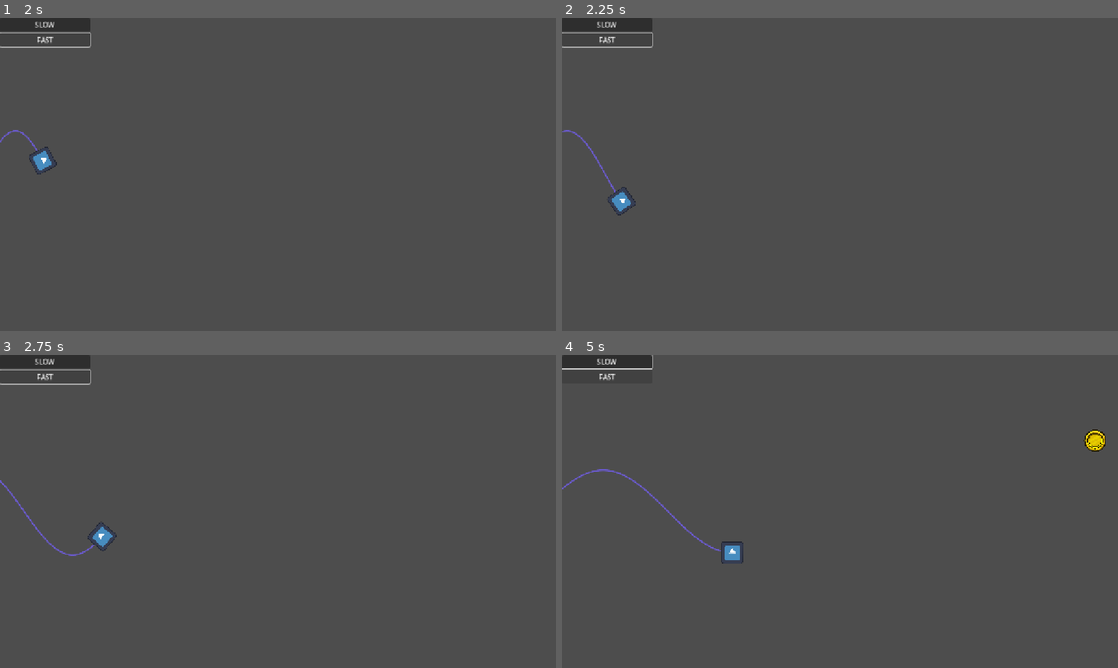
Above: before the commit, frames 1-4 (two rows, left to right).
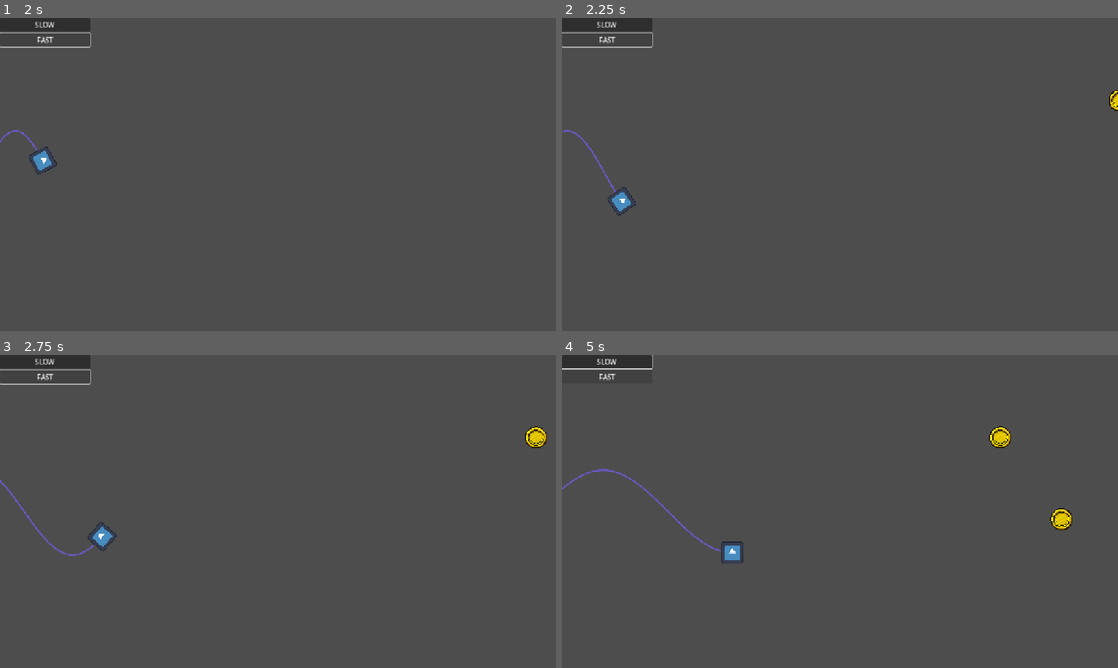
Above: after the commit, the same moments.

Repository: amap1380/waves
Game: Godot game, scene res://scenes/main.tscn
Same seed, same stepped clock (60 frames per second), same inputs: the game is played once before the commit and once after it. Before the commit the project starts from res://main.tscn. The engine's default icon, where the game draws it, is replaced by a stand-in: a white triangle on a blue panel in a dark square.
Inputs:
- Up to frame 1 (2 s): click "SLOW" at 0.5 s; click "FAST" at 1.25 s
- Up to frame 2 (2.25 s): hold D (right) from 2.03 s (still down)
- Up to frame 3 (2.75 s): keep holding D (right)
- Up to frame 4 (5 s): release D (right) at 2.78 s; hold Down (down) 2.78-3.53 s; hold D (right) 3.53-4.28 s; hold Up (up) from 4.28 s (still down)

Frame 1 is identical in both runs. In frame 2, less than 0.1% of the frame differs, in the area x 98-100%, y 23-30%; in frame 3, 0.2%; in frame 4, 0.7%, in the area x 76-98%, y 22-56%.

Commit message:
organized files

Diff:
--- a/project.godot
+++ b/project.godot
@@ -17,7 +17,7 @@
 
 [autoload]
 
-WaveCollision="*res://wave_collision.gd"
+WaveCollision="*res://scripts/wave_collision.gd"
 
 [display]
 
--- a/collectable.tscn
+++ b/scenes/collectable.tscn
@@ -1,6 +1,6 @@
 [gd_scene load_steps=4 format=3 uid="uid://ds4uqhd57sy3l"]
 
-[ext_resource type="Script" uid="uid://cjn8y62rgijvl" path="res://collectable.gd" id="1_3dk6v"]
+[ext_resource type="Script" uid="uid://cjn8y62rgijvl" path="res://scripts/collectable.gd" id="1_3dk6v"]
 [ext_resource type="Texture2D" uid="uid://b3wmu0tjy51to" path="res://assets/faceon_gold_coin.png" id="2_un20x"]
 
 [sub_resource type="CircleShape2D" id="CircleShape2D_7oip2"]
--- a/main.tscn
+++ b/scenes/main.tscn
@@ -1,27 +1,29 @@
-[gd_scene load_steps=6 format=3 uid="uid://sk44x2v00sao"]
+[gd_scene load_steps=7 format=3 uid="uid://sk44x2v00sao"]
 
-[ext_resource type="Script" uid="uid://8go1bifdo0o0" path="res://main.gd" id="1_ig7tw"]
-[ext_resource type="Script" uid="uid://i87yldivj2r8" path="res://sine_wave.gd" id="2_h2yge"]
-[ext_resource type="Texture2D" uid="uid://dd2a3u0lhvmi5" path="res://icon.svg" id="3_1bvp3"]
-[ext_resource type="Script" uid="uid://ol26keh5ewgg" path="res://head.gd" id="3_lquwl"]
+[ext_resource type="Script" uid="uid://8go1bifdo0o0" path="res://scripts/main.gd" id="1_jyhfs"]
+[ext_resource type="Script" uid="uid://i87yldivj2r8" path="res://scripts/sine_wave.gd" id="2_tbgi4"]
+[ext_resource type="Script" uid="uid://ol26keh5ewgg" path="res://scripts/head.gd" id="3_tefeu"]
+[ext_resource type="Texture2D" uid="uid://dd2a3u0lhvmi5" path="res://icon.svg" id="4_o6xl0"]
+[ext_resource type="PackedScene" uid="uid://ds4uqhd57sy3l" path="res://scenes/collectable.tscn" id="5_tbgi4"]
 
 [sub_resource type="CircleShape2D" id="CircleShape2D_h2yge"]
 radius = 25.079872
 
 [node name="Main" type="Node2D"]
-script = ExtResource("1_ig7tw")
+script = ExtResource("1_jyhfs")
+random = false
 
 [node name="SineWave" type="Node2D" parent="."]
 position = Vector2(0, 360)
-script = ExtResource("2_h2yge")
+script = ExtResource("2_tbgi4")
 
 [node name="Head" type="Area2D" parent="."]
 position = Vector2(0, 360)
-script = ExtResource("3_lquwl")
+script = ExtResource("3_tefeu")
 
 [node name="HeadSprite" type="Sprite2D" parent="Head"]
 scale = Vector2(0.4, 0.4)
-texture = ExtResource("3_1bvp3")
+texture = ExtResource("4_o6xl0")
 
 [node name="CollisionShape2D" type="CollisionShape2D" parent="Head"]
 shape = SubResource("CircleShape2D_h2yge")
@@ -40,6 +42,15 @@
 layout_mode = 2
 text = "FAST"
 
+[node name="Collectable" parent="." instance=ExtResource("5_tbgi4")]
+position = Vector2(1509, 190)
+
+[node name="Collectable2" parent="." instance=ExtResource("5_tbgi4")]
+position = Vector2(1650, 378)
+
+[node name="Collectable3" parent="." instance=ExtResource("5_tbgi4")]
+position = Vector2(1954, 187)
+
 [connection signal="area_entered" from="Head" to="." method="_on_head_area_entered"]
 [connection signal="timeout" from="Timer" to="." method="_on_timer_timeout"]
 [connection signal="pressed" from="VBoxContainer/SlowButton" to="." method="_on_slow_button_pressed"]
--- a/collectable.gd
+++ b/scripts/collectable.gd
@@ -8,8 +8,8 @@
 
 # Called when the node enters the scene tree for the first time.
 func _ready() -> void:
-	print(global_position)
-
+	#print(global_position)
+	pass
 
 # Called every frame. 'delta' is the elapsed time since the previous frame.
 func _process(delta: float) -> void:
@@ -25,5 +25,5 @@
 	for i in arr.size() - 1:
 		if Geometry2D.segment_intersects_circle(arr[i], arr[i+1],
 			collision_shape_2d.global_position - offset, collision_shape_2d.shape.radius) != -1:
-				print(2)
+				#print(2)
 				queue_free()
--- a/main.gd
+++ b/scripts/main.gd
@@ -1,28 +1,29 @@
 extends Node2D
 
 @onready var head: Area2D = $Head
-@onready var sine_wave: Node2D = $SineWave
+@onready var sine_wave: SineWave = $SineWave
 @onready var timer: Timer = $Timer
 
 enum GameMode{FAST, SLOW}
 @export var gamemode: GameMode = GameMode.SLOW
-
-const COLLECTABLE = preload("res://collectable.tscn")
+@export var random: bool = true
+const COLLECTABLE = preload("res://scenes/collectable.tscn")
 
 var x_pos = 0.0
 # Called when the node enters the scene tree for the first time.
 func _ready() -> void:
 	randomize()
-	match gamemode:
-		GameMode.SLOW:
-			timer.start(randf_range(3.0, 5.0))
-		GameMode.FAST:
-			timer.start(randf_range(2.0, 3.0))
+	if random:
+		match gamemode:
+			GameMode.SLOW:
+				timer.start(randf_range(3.0, 5.0))
+			GameMode.FAST:
+				timer.start(randf_range(2.0, 3.0))
 
 
 # Called every frame. 'delta' is the elapsed time since the previous frame.
 func _process(delta: float) -> void:
-	var arr = sine_wave.update_array()
+	var arr = sine_wave.arr
 	#var speed = arr[x_pos].distance_to(arr[x_pos + 1])
 	#x_pos += delta * 100.0 / speed
 	#x_pos = wrapf(x_pos, 0.0, get_viewport_rect().size.x)
--- a/sine_wave.gd
+++ b/scripts/sine_wave.gd
@@ -28,6 +28,7 @@
 var ratio = 0.0
 
 @onready var collison_polygone : Array[PackedVector2Array]
+var arr = PackedVector2Array()
 
 
 func _physics_process(delta: float) -> void:
@@ -37,23 +38,24 @@
 	number_of_points = int(lerp(100.0, get_viewport_rect().size.x - 200.0, ratio))
 	#amplitude = lerpf(200.0, 0.0 , ratio)
 	amplitude += Input.get_axis("down", "up") * delta * speed * 100.0
-	amplitude = clampf(amplitude, 0.0, 200.0)
+	amplitude = clampf(amplitude, -200.0, 200.0)
 	frequency = lerpf(50.0, 200.0, ratio)
 	h += delta * 2
 	wrapf(h,0, TAU)
+	update_array()
 	queue_redraw()
 
 func _draw() -> void:
-	draw_polyline(update_array(), Color.SLATE_BLUE, 2.0, true)
+	draw_polyline(arr, Color.SLATE_BLUE, 2.0, true)
+
 
 func update_array():
-	var arr = PackedVector2Array()
+	arr = PackedVector2Array()
 	for i in range(number_of_points):
 		arr.append(Vector2(
 			i,
 			amplitude * sin((i / frequency) + h))
 		)
-	return arr
 
 func update_collision():
 	pass
Renamed: collectable.gd.uid -> scripts/collectable.gd.uid
Renamed: head.gd -> scripts/head.gd
Renamed: head.gd.uid -> scripts/head.gd.uid
Renamed: main.gd.uid -> scripts/main.gd.uid
Renamed: sine_wave.gd.uid -> scripts/sine_wave.gd.uid
Renamed: wave_collision.gd -> scripts/wave_collision.gd
Renamed: wave_collision.gd.uid -> scripts/wave_collision.gd.uid
